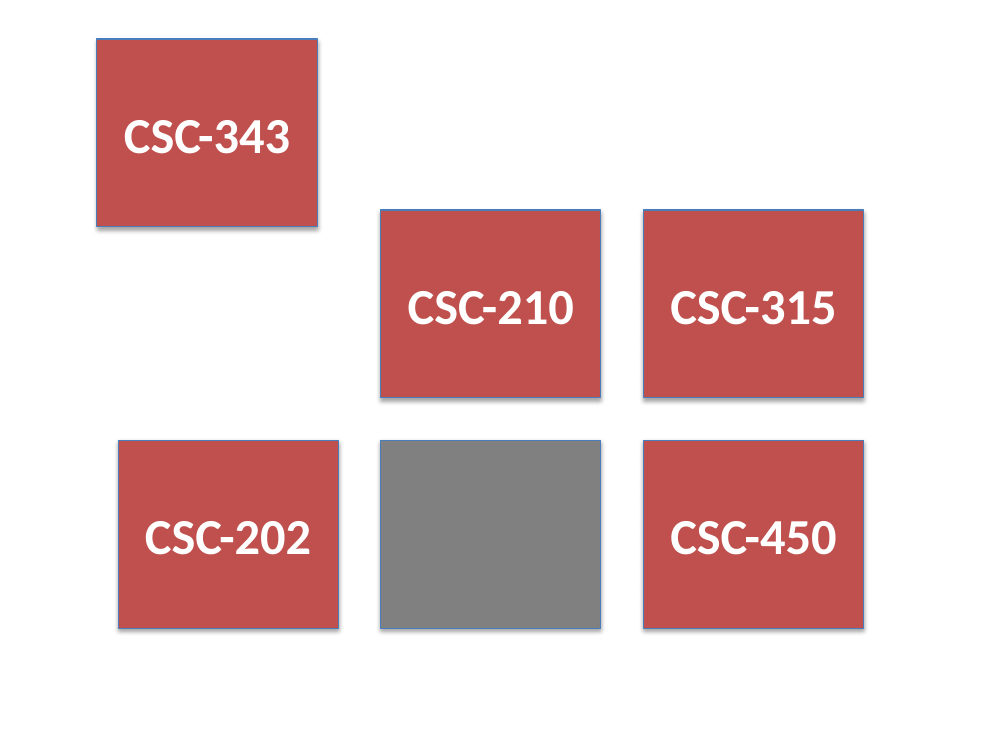
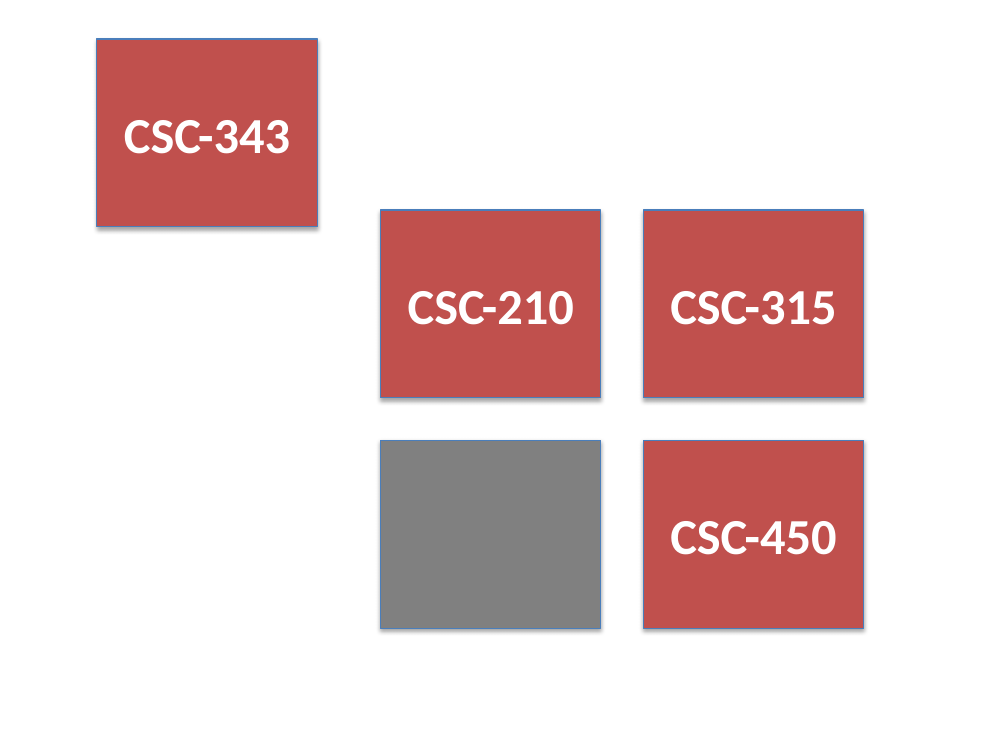
Before and after one commit to gdancik/gdancik.github.io, a slide deck: slide 1 of img/portfolio/img.pptx. Drawn at 1008x756 pixels with LibreOffice and Linux fonts; fonts in the diff are those of the drawing. Boxes give left, top, right and bottom in pixels: in the first picture for what was removed or moved away, otherwise in the second. Text is boxed around its words. In the diff, an @@ line names an element or a change of style, - is before the commit and + after.

```diff
--- a/img/portfolio/img.pptx
+++ b/img/portfolio/img.pptx
@@ rectangle removed at (118, 440, 339, 628) @@
-CSC-202
```
Also in this commit, not shown: 1 other file.
